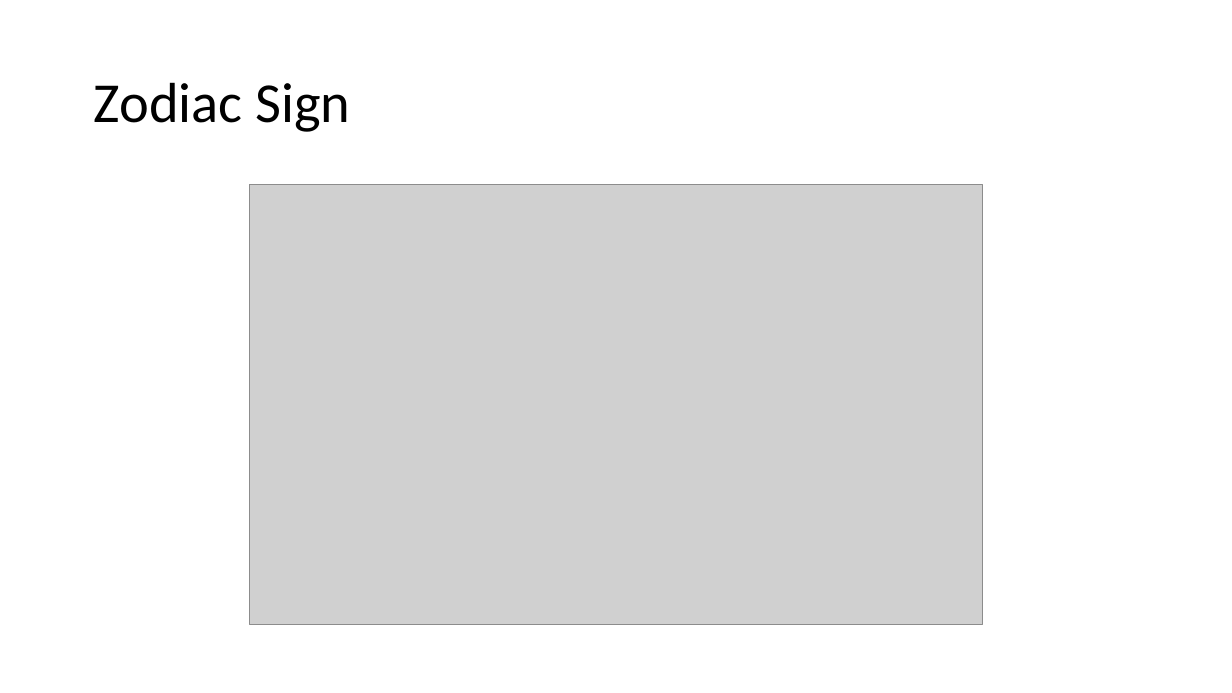
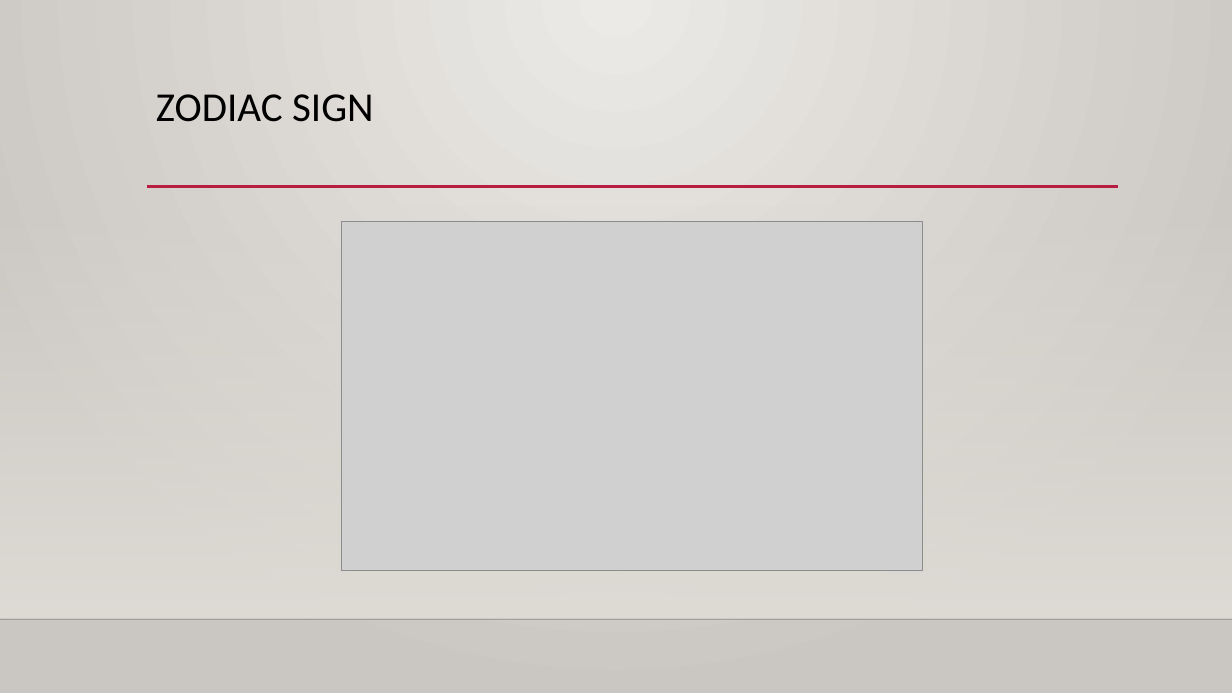
Before and after one commit to CervaRamiGomez/Exploratory_Analysis_of_Dating_Applications, a slide deck: slide 8 of Exploratory Analysis of Dating Applications.pptx. Drawn at 1232x693 pixels with LibreOffice and Linux fonts; fonts in the diff are those of the drawing; grey boxes stand for pictures; background and template pictures are left out. Boxes give left, top, right and bottom in pixels: in the first picture for what was removed or moved away, otherwise in the second. Text is boxed around its words. In the diff, an @@ line names an element or a change of style, - is before the commit and + after.

```diff
--- a/Exploratory Analysis of Dating Applications.pptx
+++ b/Exploratory Analysis of Dating Applications.pptx
@@ background #FFFFFF to gradient #ECEAE7 to #CAC7C1 @@
@@ title "ZODIAC SIGN" at [156,94,374,122]: vertical alignment middle to top @@
@@ title at [156,94,374,122]: text changed; size 44 to 32 pt @@
-Zodiac Sign
+ZODIAC SIGN
@@ rectangle added at [0,204,1232,619], fill gradient #DFDBD5 @@
@@ line added from (147, 187) to (1118, 187), #B71E42 2.5 pt @@
@@ picture: place and size @@
-picture at [250,185,982,625]
+picture at [341,222,922,570]
@@ line added from (0, 619) to (1232, 619), #000001 1 pt @@
```
Also in this commit, not shown: 14 other slides changed, 5 slides added, 5 slides removed.
